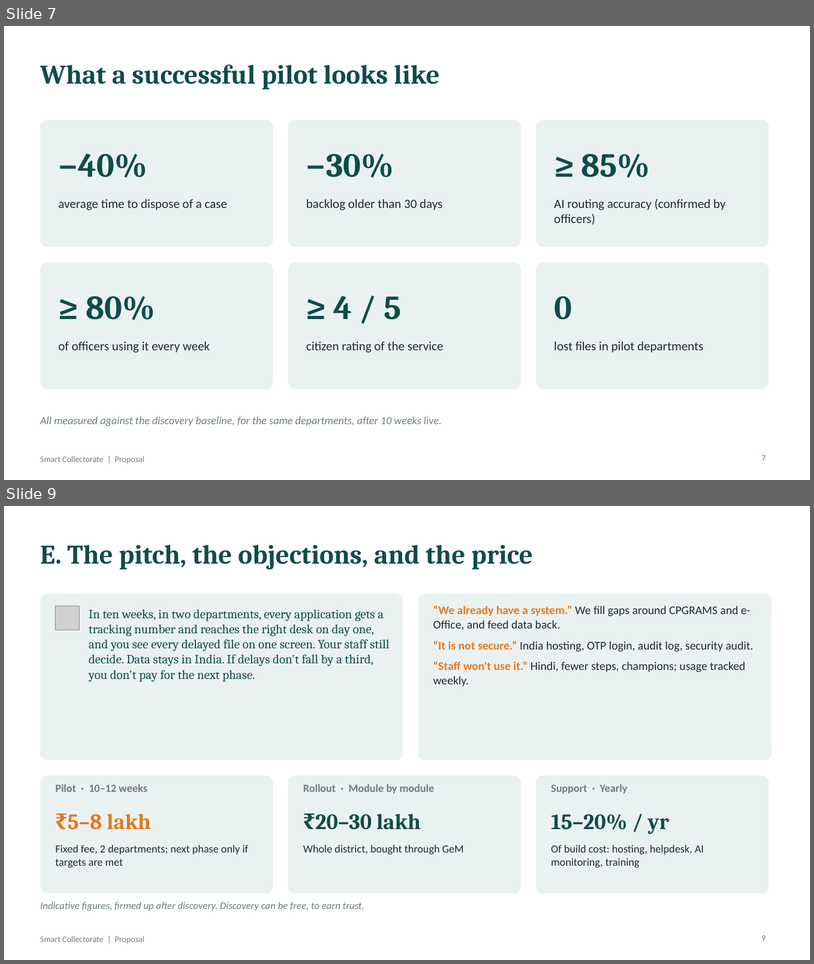
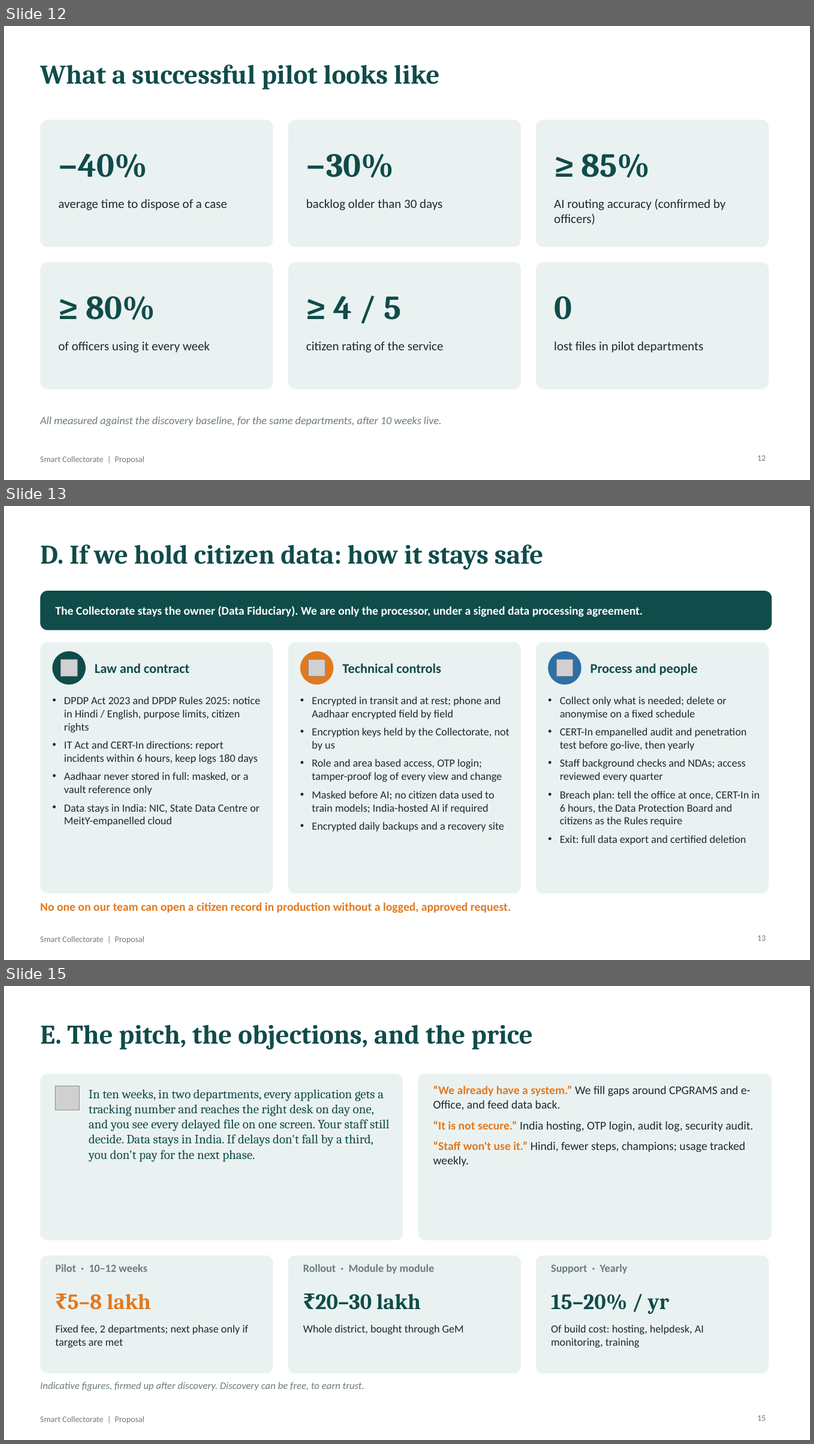
Before and after one commit to easycodewithme/Assignemnt-Automation, a slide deck: presentation/Smart_Collectorate_Proposal.pptx. Shown one above the other, each under a label of ours: slides 7 and 9 before the commit, slides 12, 13 and 15 after it; the slides between them are not shown. The pictures are 814x964 and 814x1444 pixels, drawn with LibreOffice and Linux fonts; fonts in the diff are those of the drawing; grey boxes stand for pictures. Boxes give left, top, right and bottom in pixels: in the first picture for what was removed or moved away, otherwise in the second. Text is boxed around its words. In the diff, an @@ line names an element or a change of style, - is before the commit and + after.

```diff
--- a/presentation/Smart_Collectorate_Proposal.pptx
+++ b/presentation/Smart_Collectorate_Proposal.pptx
@@ slide 13 added at (4, 506, 810, 960), background #FFFFFF; not listed: 1 template element that a slide beside it also shows @@
@@ title added at (40, 544, 543, 570), 32 pt, text #0F4C4A, bold @@
+D. If we hold citizen data: how it stays safe
@@ rounded rectangle added at (40, 591, 772, 630), fill #0F4C4A @@
@@ text added at (56, 606, 643, 617), 14 pt, text #FFFFFF, bold @@
+The Collectorate stays the owner (Data Fiduciary). We are only the processor, under a signed data processing agreement.
@@ rounded rectangle added at (40, 642, 273, 893), fill #EAF2F1 @@
@@ rounded rectangle added at (288, 642, 521, 893), fill #EAF2F1 @@
@@ rounded rectangle added at (536, 642, 769, 893), fill #EAF2F1 @@
@@ ellipse added at (53, 651, 86, 684), fill #0F4C4A @@
@@ picture added at (61, 660, 78, 676) @@
@@ text added at (95, 663, 189, 673), 16 pt, text #0F4C4A, bold @@
+Law and contract
@@ ellipse added at (300, 651, 333, 684), fill #E2791F @@
@@ picture added at (309, 660, 326, 676) @@
@@ text added at (342, 663, 441, 673), 16 pt, text #0F4C4A, bold @@
+Technical controls
@@ ellipse added at (548, 651, 582, 684), fill #2E6FA7 @@
@@ picture added at (557, 660, 574, 676) @@
@@ text added at (591, 663, 698, 675), 16 pt, text #0F4C4A, bold @@
+Process and people
@@ text added at (64, 696, 260, 826), 13 pt, text #1B2A2F @@
+• DPDP Act 2023 and DPDP Rules 2025: notice in Hindi / English, purpose limits, citizen rights
+• IT Act and CERT-In directions: report incidents within 6 hours, keep logs 180 days
+• Aadhaar never stored in full: masked, or a vault reference only
+• Data stays in India: NIC, State Data Centre or MeitY-empanelled cloud
@@ text added at (312, 696, 510, 831), 13 pt, text #1B2A2F @@
+• Encrypted in transit and at rest; phone and Aadhaar encrypted field by field
+• Encryption keys held by the Collectorate, not by us
+• Role and area based access, OTP login; tamper-proof log of every view and change
+• Masked before AI; no citizen data used to train models; India-hosted AI if required
+• Encrypted daily backups and a recovery site
@@ text added at (560, 696, 760, 844), 13 pt, text #1B2A2F @@
+• Collect only what is needed; delete or anonymise on a fixed schedule
+• CERT-In empanelled audit and penetration test before go-live, then yearly
+• Staff background checks and NDAs; access reviewed every quarter
+• Breach plan: tell the office at once, CERT-In in 6 hours, the Data Protection Board and citizens as the Rules require
+• Exit: full data export and certified deletion
@@ text added at (40, 902, 511, 913), 14 pt, text #E2791F, bold @@
+No one on our team can open a citizen record in production without a logged, approved request.
@@ page number added at (758, 935, 766, 940), 10 pt, text #6B7C80 @@
+13
@@ what was slide 7 is now slide 12 @@
@@ page number at (758, 455, 766, 460): text changed @@
-7
+12
@@ what was slide 9 is now slide 15 @@
@@ page number at (758, 1415, 766, 1420): text changed @@
-9
+15
```
Also in this commit, not shown: 4 slides changed, 7 other slides added, 21 other files.
